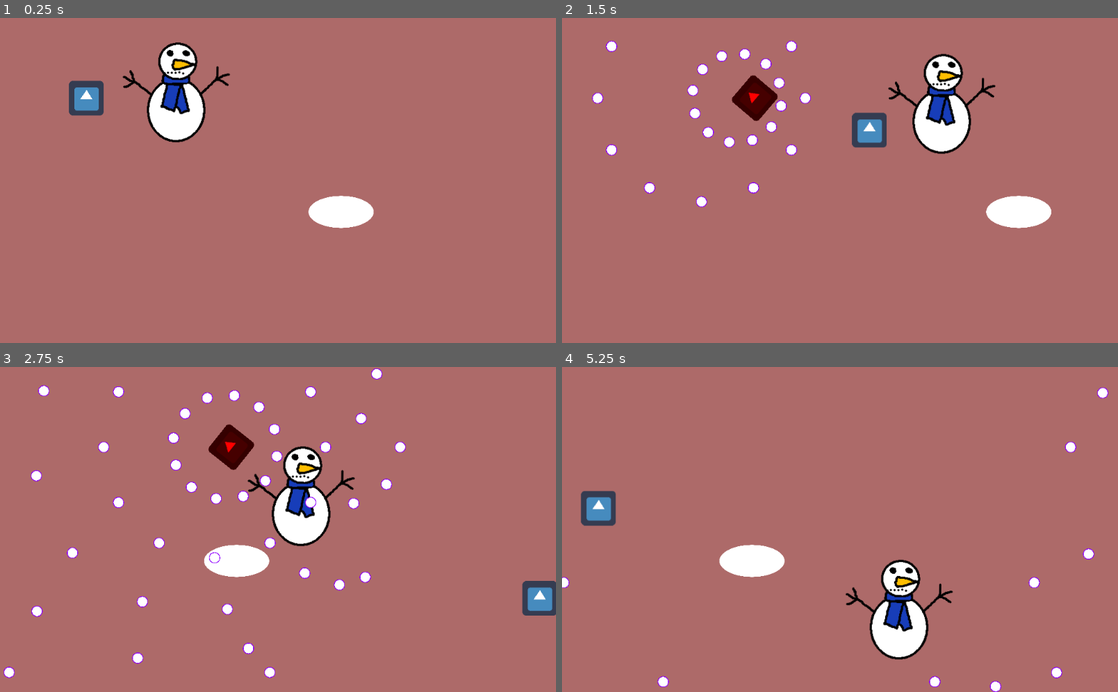
Above: before the commit, frames 1-4 (two rows, left to right).
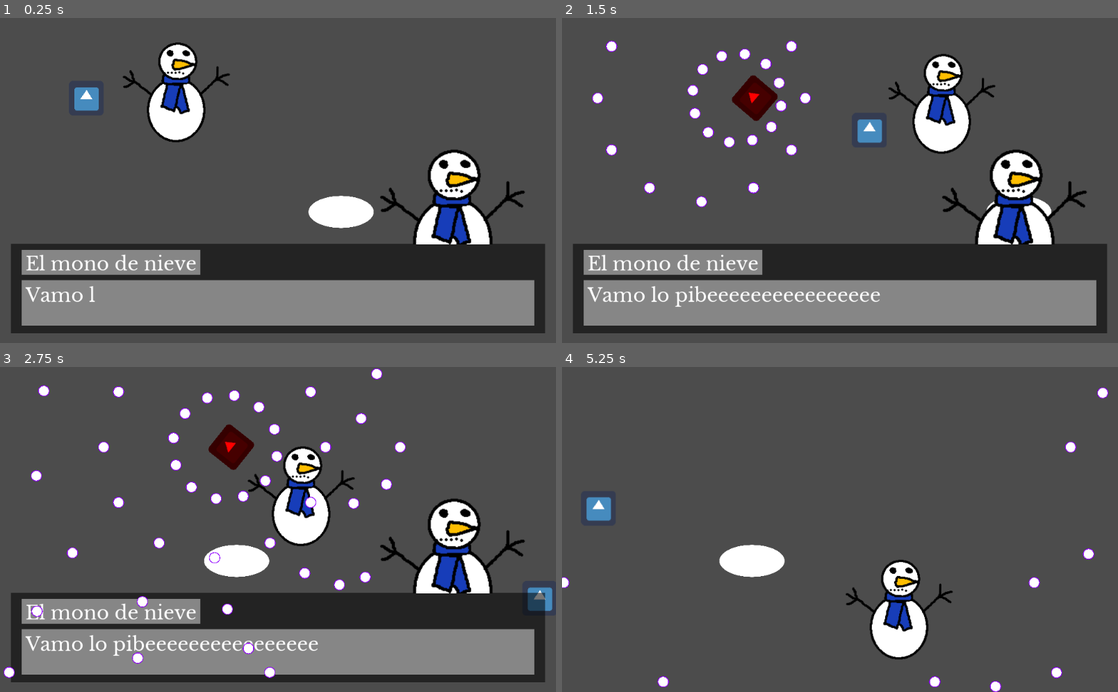
Above: after the commit, the same moments.

Repository: NicoJGutierrez/SmolElfBulletHell
Game: Godot game, scene res://scenes/TestScene.tscn
Same seed, same stepped clock (60 frames per second), same inputs: the game is played once before the commit and once after it. The engine's default icon, where the game draws it, is replaced by a stand-in: a white triangle on a blue panel in a dark square.
Inputs:
- Up to frame 1 (0.25 s): no input
- Up to frame 2 (1.5 s): hold D (right) 0.53-1.28 s; hold Shift (run) 0.53-1.28 s; hold S (down) from 1.28 s (still down); tap Shift (run) at 1.35 s
- Up to frame 3 (2.75 s): release S (down) at 2.03 s; hold D (right) from 2.03 s (still down); hold Shift (run) from 2.03 s (still down)
- Up to frame 4 (5.25 s): release D (right) at 2.78 s; release Shift (run) at 2.78 s; hold W (up) 2.78-3.53 s; tap Shift (run) at 2.85, 4.35 s; hold Shift (run) 3.53-4.28 s; hold A (left) 3.53-5.03 s; hold S (down) from 5.03 s (still down); hold Shift (run) from 5.03 s (still down)

The runs differ from the first frame. In frame 1, 96% of the frame differs, in the area x 0-100%, y 0-100%; in frame 2, 95%; in frame 3, 94%; in frame 4, 96%.

Commit message:
feat: sistema de chat basico

Diff:
--- /dev/null
+++ b/Texto/Dialogo1.json
@@ -0,0 +1,6 @@
+[
+    {
+        "Texto": "Vamo lo pibeeeeeeeeeeeeeeee",
+        "Nombre": "El mono de nieve"
+    }
+]
--- /dev/null
+++ b/fonts/FuenteSnowman.tres
@@ -0,0 +1,7 @@
+[gd_resource type="DynamicFont" load_steps=2 format=2]
+
+[ext_resource path="res://fonts/LibreBaskerville-Regular.ttf" type="DynamicFontData" id=1]
+
+[resource]
+size = 35
+font_data = ExtResource( 1 )
--- a/project.godot
+++ b/project.godot
@@ -12,7 +12,8 @@
 
 config/name="SmolElfGoesToHell"
 run/main_scene="res://scenes/TestScene.tscn"
-config/icon="res://images/snowman.png"
+boot_splash/image="res://images/snowman portait.png"
+config/icon="res://images/snowman portait.png"
 
 [debug]
 
--- /dev/null
+++ b/scenes/DialogBox.gd
@@ -0,0 +1,63 @@
+extends ColorRect
+
+export var dialog_path = ""
+export(float) var text_speed = 0.05
+
+var dialog
+var phrase_num = 0
+var finished = false
+var tiempo_adicional = 2
+
+
+func _ready():
+	$Timer.wait_time = text_speed
+	dialog = get_dialog()
+	next()
+
+func _process(delta):
+#	if Input.is_action_just_pressed("click"):
+#		if finished:
+#			next()
+#		else:
+#			$Texto.visible_characters = len($Texto.text)
+	if finished:
+		tiempo_adicional -= delta
+	if tiempo_adicional <= 0:
+		next()
+
+func next():
+	if phrase_num >= len(dialog):
+		visible = false
+		return
+
+	finished = false
+	$TextBox/Text.bbcode_text = dialog[phrase_num]["Texto"]
+	$NameBox/Name.bbcode_text = dialog[phrase_num]["Nombre"]
+
+	$TextBox/Text.visible_characters = 0
+	#$NameBox/Name.visible = false
+
+
+	while $TextBox/Text.visible_characters < len($TextBox/Text.text):
+		$TextBox/Text.visible_characters += 1
+		$Timer.start()
+		yield($Timer, "timeout")
+
+	finished = true
+	phrase_num += 1
+
+	return
+
+func get_dialog():
+	#aquí hay un error
+	var f = File.new()
+	assert(f.file_exists(dialog_path), "No hay diálogo")
+	f.open(dialog_path, File.READ)
+	var json = f.get_as_text()
+
+	var output = parse_json(json)
+
+	if typeof(output) == TYPE_ARRAY:
+		return output
+	else:
+		return []
--- a/scenes/TestScene.tscn
+++ b/scenes/TestScene.tscn
@@ -6,6 +6,9 @@
 [ext_resource path="res://objects/Pelota.tscn" type="PackedScene" id=4]
 [ext_resource path="res://objects/Boss.tscn" type="PackedScene" id=5]
 [ext_resource path="res://scenes/Follower.gd" type="Script" id=6]
+[ext_resource path="res://images/snowman portait.png" type="Texture" id=7]
+[ext_resource path="res://fonts/FuenteSnowman.tres" type="DynamicFont" id=8]
+[ext_resource path="res://scenes/DialogBox.gd" type="Script" id=9]
 
 [sub_resource type="RectangleShape2D" id=2]
 extents = Vector2( 28.0003, 572 )
@@ -22,6 +25,7 @@
 [node name="TestScene" type="Node2D"]
 
 [node name="Borders" type="StaticBody2D" parent="."]
+visible = false
 
 [node name="Fondo" type="Sprite" parent="Borders"]
 modulate = Color( 0.690196, 0.419608, 0.419608, 1 )
@@ -71,3 +75,64 @@
 
 [node name="Boss" parent="Path2D/PathFollow2D" instance=ExtResource( 5 )]
 rotation = 0.0128952
+
+[node name="UI" type="Control" parent="."]
+margin_right = 40.0
+margin_bottom = 40.0
+
+[node name="DialogBox" type="ColorRect" parent="UI"]
+anchor_right = 25.6
+anchor_bottom = 15.0
+margin_left = 20.0
+margin_top = 417.0
+margin_right = -20.0
+margin_bottom = -18.0001
+color = Color( 0, 0, 0, 0.537255 )
+script = ExtResource( 9 )
+dialog_path = "Texto/Dialogo1.json"
+
+[node name="Portait" type="Sprite" parent="UI/DialogBox"]
+position = Vector2( 818, -109 )
+scale = Vector2( 1.35185, 1.35185 )
+texture = ExtResource( 7 )
+
+[node name="TextBox" type="ColorRect" parent="UI/DialogBox"]
+anchor_right = 1.0
+anchor_bottom = 1.0
+margin_left = 20.0
+margin_top = 67.0
+margin_right = -20.0
+margin_bottom = -14.0
+color = Color( 1, 1, 1, 0.45098 )
+
+[node name="Text" type="RichTextLabel" parent="UI/DialogBox/TextBox"]
+anchor_right = 1.0
+anchor_bottom = 1.0
+margin_left = 7.0
+margin_top = 6.0
+margin_right = -5.0
+margin_bottom = -6.0
+custom_fonts/normal_font = ExtResource( 8 )
+text = "Eyo waddup bozo."
+
+[node name="NameBox" type="ColorRect" parent="UI/DialogBox"]
+anchor_right = 1.0
+anchor_bottom = 1.0
+margin_left = 20.0
+margin_top = 11.0
+margin_right = -635.0
+margin_bottom = -108.0
+color = Color( 1, 1, 1, 0.45098 )
+
+[node name="Name" type="RichTextLabel" parent="UI/DialogBox/NameBox"]
+anchor_right = 1.0
+anchor_bottom = 1.0
+margin_left = 7.0
+margin_top = 4.0
+margin_right = -6.0
+margin_bottom = -5.00002
+custom_fonts/normal_font = ExtResource( 8 )
+text = "Snowman"
+scroll_active = false
+
+[node name="Timer" type="Timer" parent="UI/DialogBox"]
Not shown, added: export_presets.cfg
Binary file added: fonts/LibreBaskerville-Bold.ttf
Binary file added: fonts/LibreBaskerville-Italic.ttf
Binary file added: fonts/LibreBaskerville-Regular.ttf
Not shown, added: images/snowman - copia.png.import
Binary file added: images/snowman portait.png
Not shown, added: images/snowman portait.png.import
Not shown: 1 places in scenes/TestScene.tscn that only renumber resources
